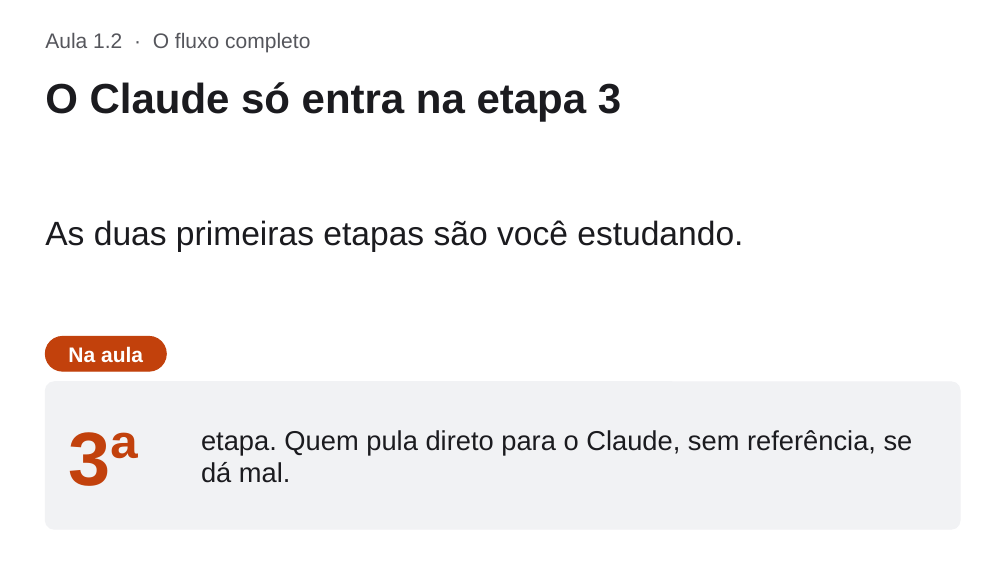
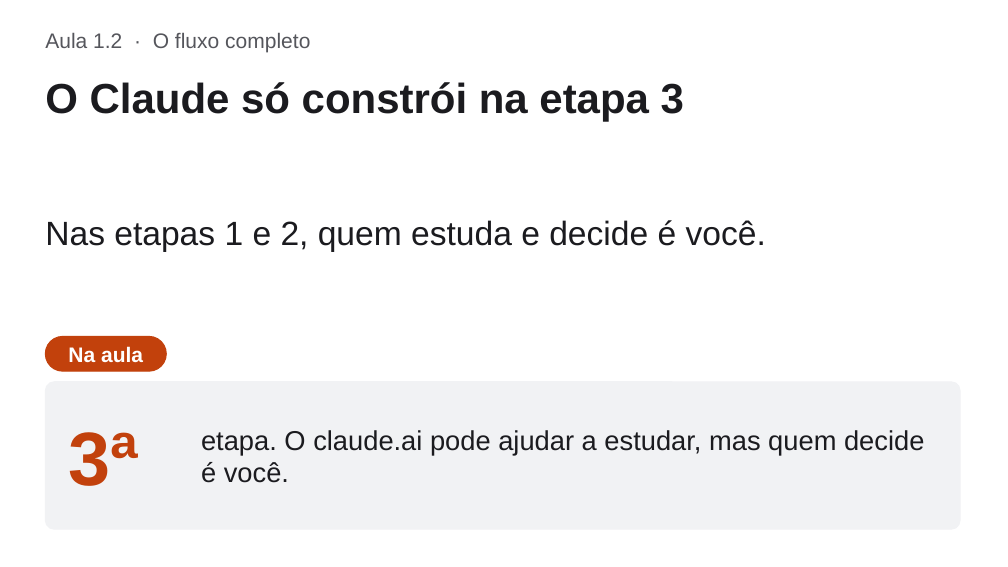
Before and after one commit to WeslleyPaivx/est-tica-facial, a slide deck: slide 11 of curso/slides/modulo-1.pptx. Drawn at 1008x567 pixels with LibreOffice and Linux fonts; fonts in the diff are those of the drawing. Boxes give left, top, right and bottom in pixels: in the first picture for what was removed or moved away, otherwise in the second. Text is boxed around its words. In the diff, an @@ line names an element or a change of style, - is before the commit and + after.

```diff
--- a/curso/slides/modulo-1.pptx
+++ b/curso/slides/modulo-1.pptx
@@ title at (45, 82, 684, 121): text changed @@
-O Claude só entra na etapa 3
+O Claude só constrói na etapa 3
@@ text at (45, 220, 766, 252): text changed @@
-As duas primeiras etapas são você estudando.
+Nas etapas 1 e 2, quem estuda e decide é você.
@@ text at (201, 430, 924, 483): text changed @@
-etapa. Quem pula direto para o Claude, sem referência, se dá mal.
+etapa. O claude.ai pode ajudar a estudar, mas quem decide é você.
```
Also in this commit, not shown: 7 other slides changed, 1 slide added, 5 other files.
